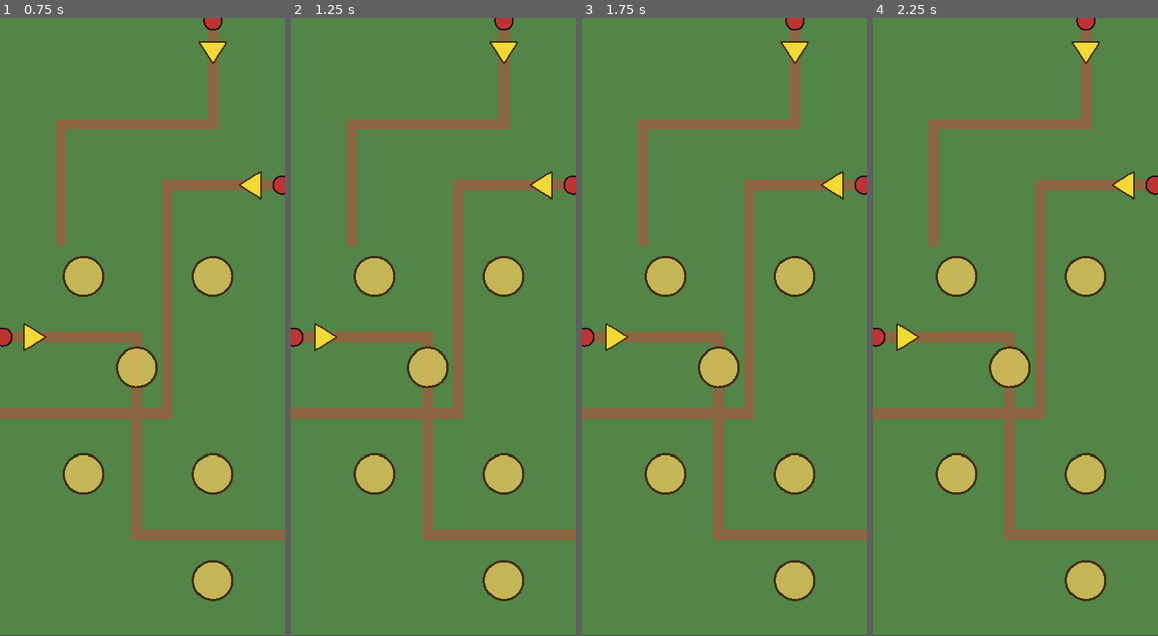
Above: before the commit, frames 1-4 (left to right).
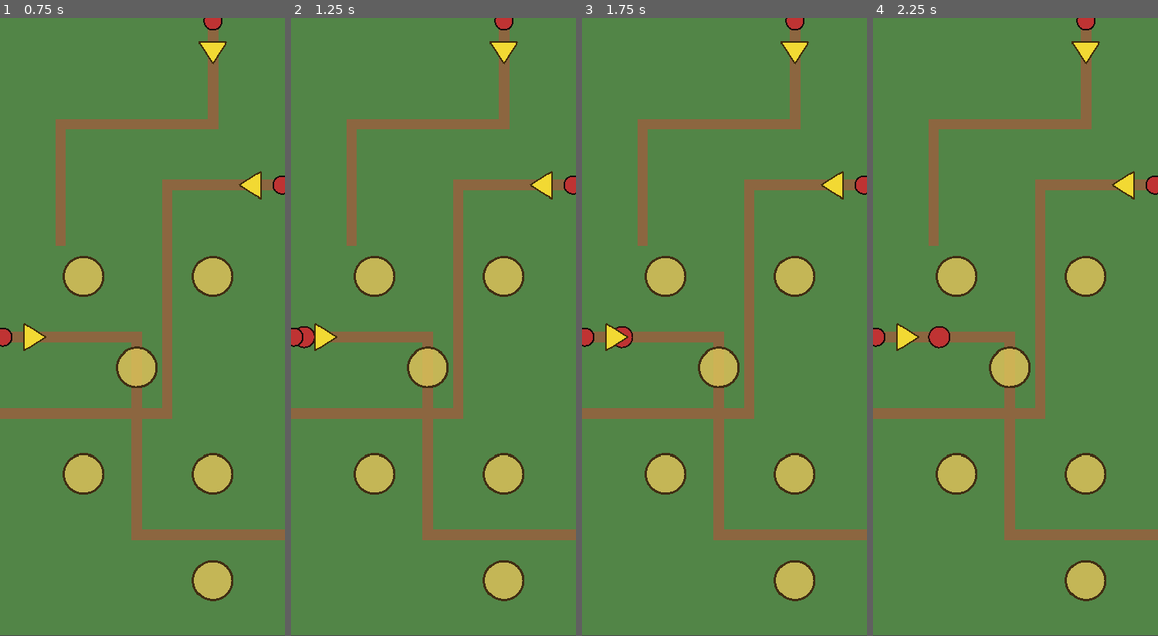
Above: after the commit, the same moments.

Repository: ookeooke/td1
Game: Godot game, scene res://main/Main.tscn
Same seed, same stepped clock (60 frames per second), same inputs: the game is played once before the commit and once after it.
Inputs:
- Up to frame 1 (0.75 s): tap Enter at 0.5 s
- Up to frame 2 (1.25 s): no input
- Up to frame 3 (1.75 s): no input
- Up to frame 4 (2.25 s): no input

Frame 1 is identical in both runs. In frame 2, 0.1% of the frame differs, in the area x 2-9%, y 49-54%; in frame 3, 0.1%; in frame 4, 0.2%, in the area x 19-28%, y 49-54%.

Commit message:
Phase 4: one enemy walks and dies
EnemyData Resource class mirrors the full enemy spec (health, speed,
armor/magic resist, flags for flying/stealth/regen/heal/explode/spawn,
encyclopedia entry). enemy_basic.tres: Orc Grunt starter stats.

base_enemy.gd (Area2D, class_name BaseEnemy) uses a State enum +
change_state() per rule 5. _physics_process drives parent PathFollow2D
progress while WALKING; on progress_ratio >= 1 it emits
enemy_reached_end via EventBus and despawns itself + its PathFollow2D.

WaveManager gets a minimal spawn_enemy(path, path_id, scene) helper —
Phase 11 will replace callers with real wave data. Main.gd triggers one
test spawn on the left path 1s after ready and listens to the
enemy_spawned / enemy_reached_end signals for console feedback.

Co-Authored-By: Claude Opus 4.6 <noreply@anthropic.com>

Diff:
--- a/autoloads/WaveManager.gd
+++ b/autoloads/WaveManager.gd
@@ -1,6 +1,26 @@
 extends Node
 
-# Phase 1 stub — multi-path wave spawning implemented in Phase 11.
+# Phase 4: minimal spawn_enemy() helper used for manual test.
+# Phase 11 expands into full wave data + multi-path spawning.
+
+const ENEMY_BASIC_SCENE: PackedScene = preload("res://enemies/EnemyBasic.tscn")
+
 
 func _ready() -> void:
 	print("[WaveManager] loaded")
+
+
+func spawn_enemy(path: Path2D, path_id: String, scene: PackedScene = ENEMY_BASIC_SCENE) -> Node:
+	if path == null:
+		push_warning("[WaveManager] spawn_enemy got null path for id '%s'" % path_id)
+		return null
+	var follow := PathFollow2D.new()
+	follow.loop = false
+	follow.rotates = false
+	path.add_child(follow)
+	var enemy: Node = scene.instantiate()
+	follow.add_child(enemy)
+	if enemy.has_method("setup"):
+		enemy.setup(follow, path_id)
+	EventBus.enemy_spawned.emit(enemy, path_id)
+	return enemy
--- /dev/null
+++ b/enemies/EnemyBasic.tscn
@@ -0,0 +1,16 @@
+[gd_scene load_steps=4 format=3 uid="uid://b1td1enbasic00"]
+
+[ext_resource type="Script" path="res://enemies/base_enemy.gd" id="1_enemy"]
+[ext_resource type="Resource" path="res://enemies/data/enemy_basic.tres" id="2_data"]
+
+[sub_resource type="CircleShape2D" id="CircleShape2D_1"]
+radius = 14.0
+
+[node name="EnemyBasic" type="Area2D"]
+collision_layer = 2
+collision_mask = 0
+script = ExtResource("1_enemy")
+data = ExtResource("2_data")
+
+[node name="CollisionShape2D" type="CollisionShape2D" parent="."]
+shape = SubResource("CircleShape2D_1")
--- /dev/null
+++ b/enemies/EnemyData.gd
@@ -0,0 +1,32 @@
+extends Resource
+class_name EnemyData
+
+@export var enemy_name: String = "Enemy"
+@export var max_health: int = 10
+@export var move_speed: float = 60.0
+@export_range(0.0, 1.0) var armor: float = 0.0
+@export_range(0.0, 1.0) var magic_resist: float = 0.0
+@export var lives_worth: int = 1
+@export var gold_worth: int = 5
+
+@export var is_flying: bool = false
+@export var can_stealth: bool = false
+@export_range(0.0, 1.0) var stealth_threshold: float = 0.5
+
+@export var regenerates: bool = false
+@export var regen_rate: float = 0.0
+
+@export var heals_allies: bool = false
+@export var heal_range: float = 0.0
+@export var heal_amount: float = 0.0
+@export var heal_interval: float = 3.0
+
+@export var explodes_on_death: bool = false
+@export var explosion_damage: float = 0.0
+@export var explosion_range: float = 0.0
+
+@export var spawns_on_death: bool = false
+@export var spawn_scene: PackedScene
+@export var spawn_count: int = 0
+
+@export_multiline var encyclopedia_entry: String = ""
--- /dev/null
+++ b/enemies/base_enemy.gd
@@ -0,0 +1,58 @@
+extends Area2D
+class_name BaseEnemy
+
+enum State { WALKING, STUNNED, COMBAT, STEALTHED, DYING }
+
+@export var data: EnemyData
+
+var state: int = State.WALKING
+var current_health: int = 0
+
+var _path_follow: PathFollow2D
+var _path_id: String = ""
+
+
+func _ready() -> void:
+	if data:
+		current_health = data.max_health
+	queue_redraw()
+
+
+func setup(path_follow: PathFollow2D, path_id: String) -> void:
+	_path_follow = path_follow
+	_path_id = path_id
+
+
+func change_state(new_state: int) -> void:
+	if state == new_state:
+		return
+	state = new_state
+
+
+func _physics_process(delta: float) -> void:
+	if _path_follow == null or data == null:
+		return
+	match state:
+		State.WALKING:
+			_path_follow.progress += data.move_speed * delta
+			if _path_follow.progress_ratio >= 1.0:
+				_reach_end()
+		State.STUNNED, State.COMBAT, State.STEALTHED, State.DYING:
+			pass
+
+
+func _reach_end() -> void:
+	change_state(State.DYING)
+	EventBus.enemy_reached_end.emit(self, data.lives_worth)
+	_despawn()
+
+
+func _despawn() -> void:
+	if is_instance_valid(_path_follow):
+		_path_follow.queue_free()
+	queue_free()
+
+
+func _draw() -> void:
+	draw_circle(Vector2.ZERO, 14.0, Color(0.75, 0.2, 0.2))
+	draw_arc(Vector2.ZERO, 14.0, 0, TAU, 24, Color(0.15, 0.05, 0.05), 2.0)
--- /dev/null
+++ b/enemies/data/enemy_basic.tres
@@ -0,0 +1,16 @@
+[gd_resource type="Resource" script_class="EnemyData" load_steps=2 format=3]
+
+[ext_resource type="Script" path="res://enemies/EnemyData.gd" id="1_data"]
+
+[resource]
+script = ExtResource("1_data")
+enemy_name = "Orc Grunt"
+max_health = 10
+move_speed = 70.0
+armor = 0.0
+magic_resist = 0.0
+lives_worth = 1
+gold_worth = 5
+is_flying = false
+can_stealth = false
+encyclopedia_entry = "A basic orc. Slow, weak, but comes in numbers."
--- a/main/Main.gd
+++ b/main/Main.gd
@@ -7,3 +7,22 @@
 	print("[Main] EventBus signals: ", EventBus.get_signal_list().size())
 	var grid: Node = map.get_node("GridManager")
 	print("[Main] Map loaded — free spots: ", grid.get_free_spot_ids())
+
+	EventBus.enemy_spawned.connect(_on_enemy_spawned)
+	EventBus.enemy_reached_end.connect(_on_enemy_reached_end)
+
+	_phase4_test_spawn()
+
+
+func _phase4_test_spawn() -> void:
+	await get_tree().create_timer(1.0).timeout
+	var left_path: Path2D = map.get_path_by_id("left")
+	WaveManager.spawn_enemy(left_path, "left")
+
+
+func _on_enemy_spawned(_enemy: Node, path_id: String) -> void:
+	print("[Main] enemy spawned on path '%s'" % path_id)
+
+
+func _on_enemy_reached_end(_enemy: Node, lives_lost: int) -> void:
+	print("[Main] enemy reached end — lives lost: %d" % lives_lost)
Not shown, changed: SESSIONS.md
